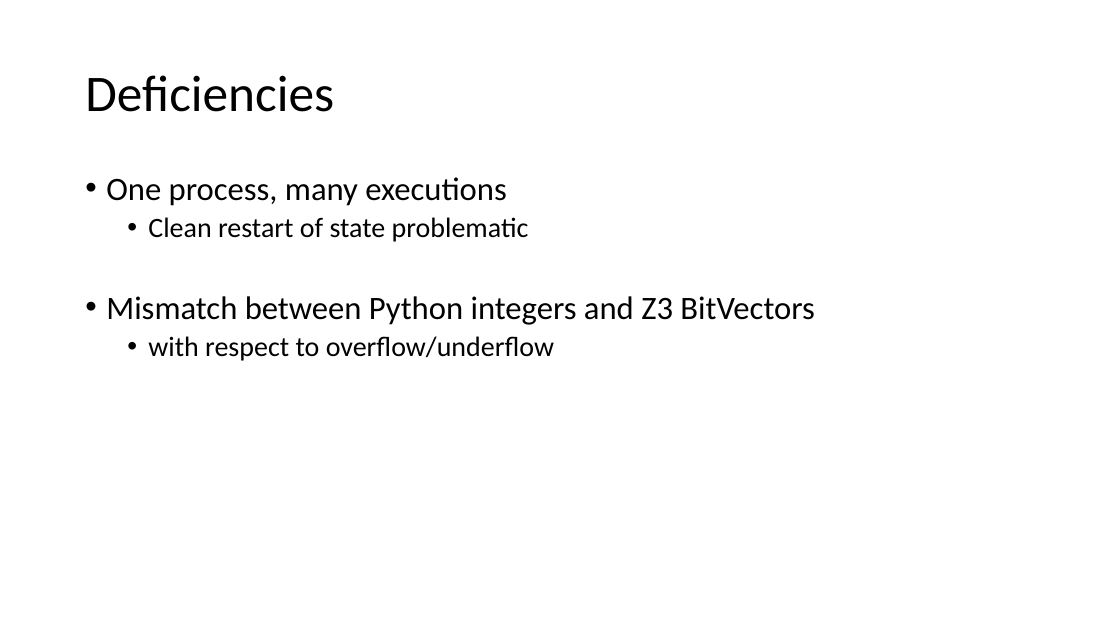
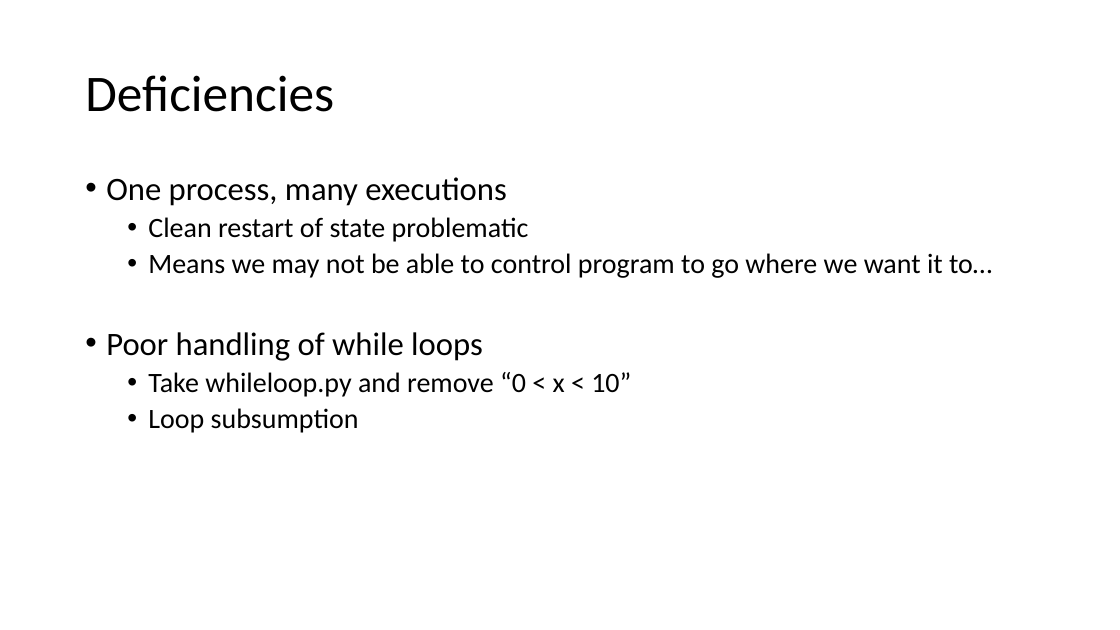
Before and after one commit to thomasjball/PyExZ3, a slide deck: slide 24 of marktoberdorf_slides/Marktoberdorf2014_2.pptx (slide 16 before the commit). Drawn at 1120x630 pixels with LibreOffice and Linux fonts; fonts in the diff are those of the drawing. Boxes give left, top, right and bottom in pixels: in the first picture for what was removed or moved away, otherwise in the second. Text is boxed around its words. In the diff, an @@ line names an element or a change of style, - is before the commit and + after.

```diff
--- a/marktoberdorf_slides/Marktoberdorf2014_2.pptx
+++ b/marktoberdorf_slides/Marktoberdorf2014_2.pptx
@@ text at (106,253,992,433): text changed; size 28 to 24 pt @@
-• Mismatch between Python integers and Z3 BitVectors
-  • with respect to overflow/underflow
+  • Means we may not be able to control program to go where we want it to…
+• Poor handling of while loops
+  • Take whileloop.py and remove “0 < x < 10”
+  • Loop subsumption
```
Also in this commit, not shown: 12 other slides changed, 10 slides added, 1 slide removed, 8 other files.
